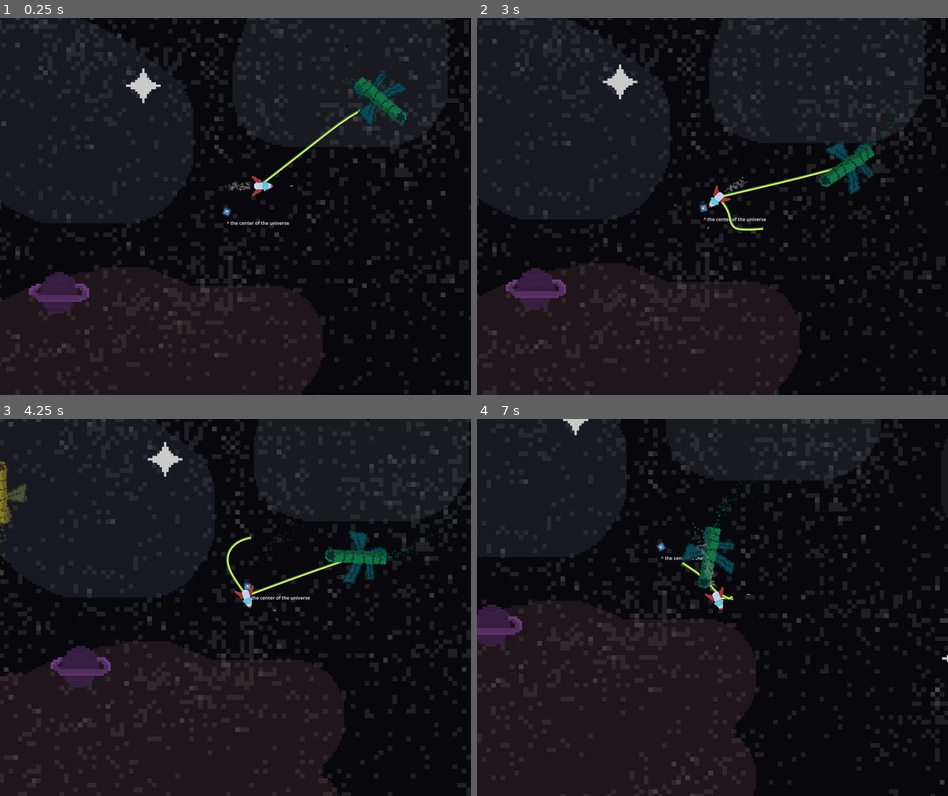
Above: before the commit, frames 1-4 (two rows, left to right).
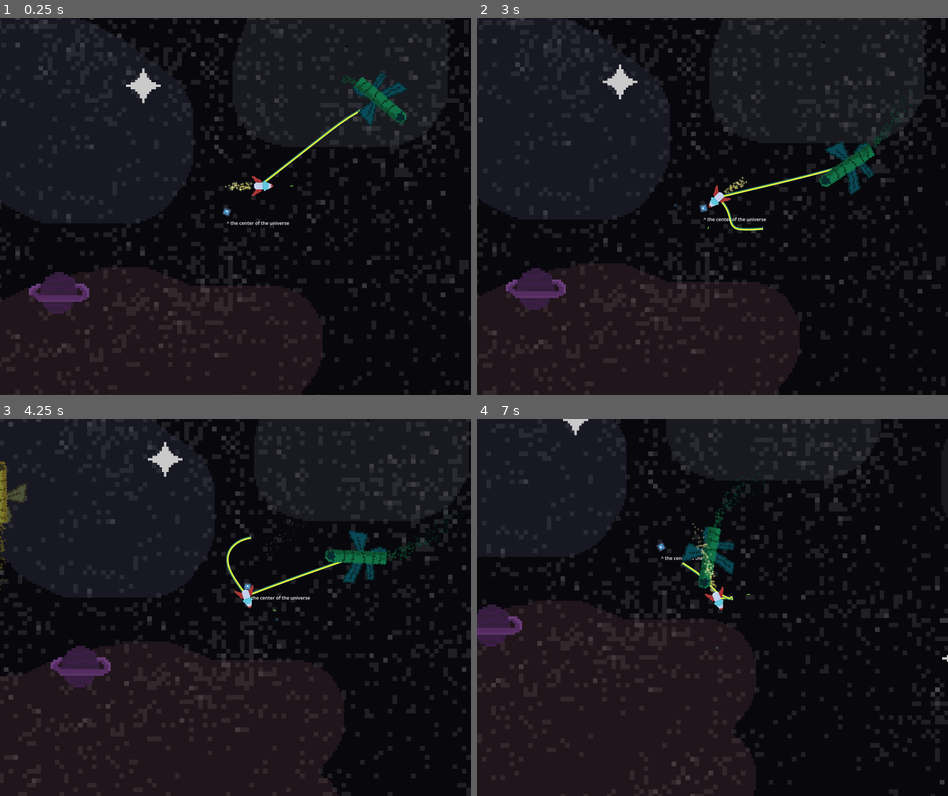
Above: after the commit, the same moments.

Repository: Bromeon/LudumDare54
Game: Godot game, scene res://Scenes/Main/Main.tscn
Same seed, same stepped clock (60 frames per second), same inputs: the game is played once before the commit and once after it. The engine's default icon, where the game draws it, is replaced by a stand-in: a white triangle on a blue panel in a dark square.
Inputs (mouse positions are in pixels of both pictures, inside the frame that each line leads up to):
- Up to frame 1 (0.25 s): no input
- Up to frame 2 (3 s): move the mouse to (816, 187) at 0.52 s; hold D (Right) 0.53-1.28 s; tap Space (ShootTether) every 0.75 s from 0.6 to 2.85 s; move the mouse to (618, 225) at 1.27 s; hold Ctrl (Brake) 1.28-2.03 s; move the mouse to (759, 123) at 2.02 s; hold D (Right) 2.03-2.78 s; move the mouse to (688, 281) at 2.77 s; hold W (Up) from 2.78 s (still down)
- Up to frame 3 (4.25 s): move the mouse to (376, 664) at 3.52 s; release W (Up) at 3.53 s; hold A (Left) from 3.53 s (still down); tap Space (ShootTether) at 3.6 s
- Up to frame 4 (7 s): move the mouse to (571, 550) at 4.27 s; tap Space (ShootTether) every 0.75 s from 4.35 to 6.6 s; move the mouse to (736, 607) at 5.02 s; release A (Left) at 5.03 s; hold Ctrl (Brake) 5.03-5.78 s; move the mouse to (641, 513) at 5.77 s; hold D (Right) 5.78-6.53 s; move the mouse to (816, 588) at 6.52 s; hold W (Up) from 6.53 s (still down)

The runs differ from the first frame. In frame 1, less than 0.1% of the frame differs, in the area x 47-78%, y 15-46%; in frame 2, 0.1%; in frame 3, 0.1%; in frame 4, 0.2%, in the area x 45-61%, y 14-47%.

Commit message:
Particles

Diff:
--- a/Scenes/PlayerShip/PlayerShip.tscn
+++ b/Scenes/PlayerShip/PlayerShip.tscn
@@ -12,6 +12,28 @@
 [sub_resource type="CapsuleShape2D" id="CapsuleShape2D_1fd7g"]
 radius = 6.0
 height = 32.0
+
+[sub_resource type="Gradient" id="Gradient_4s4l2"]
+offsets = PackedFloat32Array(0, 0.0666667, 0.140741, 1)
+colors = PackedColorArray(0.74744, 0.749025, 0.508608, 0.640625, 0.742188, 0.706107, 0.330342, 1, 0.894752, 0.896994, 0.556892, 0.90625, 0.392157, 0.392157, 0.392157, 0)
+
+[sub_resource type="GradientTexture1D" id="GradientTexture1D_305x4"]
+gradient = SubResource("Gradient_4s4l2")
+
+[sub_resource type="ParticleProcessMaterial" id="ParticleProcessMaterial_5nfy1"]
+emission_shape = 3
+emission_box_extents = Vector3(1, 10, 1)
+particle_flag_disable_z = true
+direction = Vector3(-1, 0, 0)
+spread = 7.0
+gravity = Vector3(0, 0, 0)
+initial_velocity_min = 200.0
+initial_velocity_max = 410.53
+orbit_velocity_min = 0.0
+orbit_velocity_max = 0.0
+linear_accel_min = -85.26
+linear_accel_max = -85.26
+color_ramp = SubResource("GradientTexture1D_305x4")
 
 [node name="PlayerShip" type="RigidBody2D"]
 gravity_scale = 0.0
@@ -53,3 +75,4 @@
 
 [node name="GPUParticles2D" parent="." instance=ExtResource("4_q3lfr")]
 position = Vector2(-23, 0)
+process_material = SubResource("ParticleProcessMaterial_5nfy1")
--- a/Scenes/SupplyShip/SupplyShip.tscn
+++ b/Scenes/SupplyShip/SupplyShip.tscn
@@ -18,7 +18,6 @@
 [node name="GPUParticles2D" parent="PathFollow2D/Ship" instance=ExtResource("3_8nn3u")]
 position = Vector2(0.000179291, 50)
 rotation = -1.5708
-amount = 100
 
 [node name="Area2D" type="Area2D" parent="PathFollow2D"]
 
Not shown: 1 places in Scenes/PlayerShip/PlayerShip.tscn that only renumber resources
